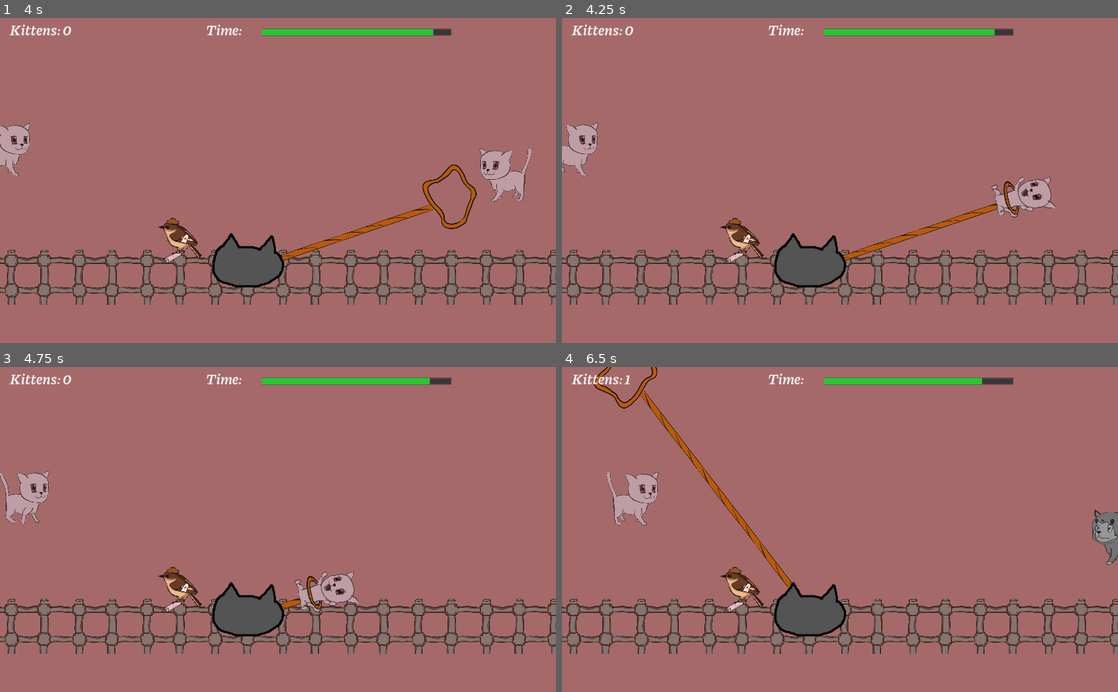
Above: before the commit, frames 1-4 (two rows, left to right).
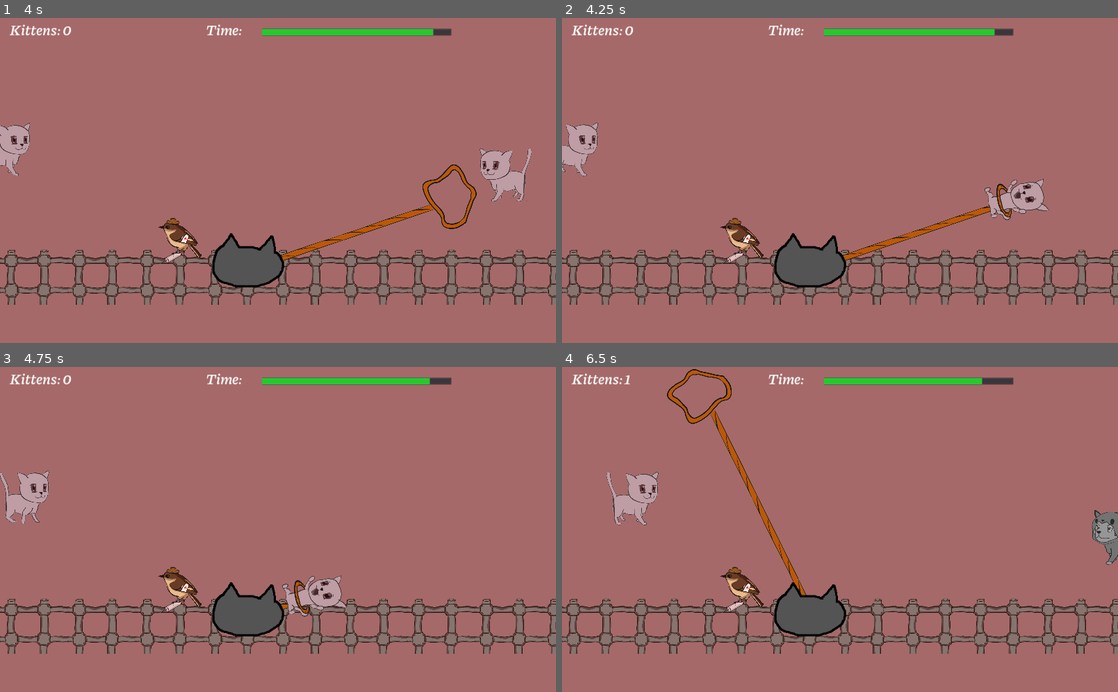
Above: after the commit, the same moments.

Repository: metcalf-putnam/purrposeful_jam_2020
Game: Godot game, scene res://ui/main.tscn
Two runs of this game, one before a commit and one after it. Both use one fixed random seed, a clock stepped at 60 frames per second and the inputs below. Sound files missing from this copy of the repository are replaced by a short silence.
Inputs (mouse positions are in pixels of both pictures, inside the frame that each line leads up to):
- Up to frame 1 (4 s): click "Play" at 0.5 s; move the mouse to (177, 235) at 1.27 s; click (177, 235) at 1.42 s; move the mouse to (166, 196) at 2.02 s; click (166, 196) at 2.17 s; move the mouse to (333, 109) at 2.77 s; click (333, 109) at 2.92 s; move the mouse to (250, 245) at 3.52 s; click (250, 245) at 3.67 s
- Up to frame 2 (4.25 s): no input
- Up to frame 3 (4.75 s): move the mouse to (444, 578) at 4.27 s; click (444, 578) at 4.42 s
- Up to frame 4 (6.5 s): move the mouse to (673, 480) at 5.02 s; click (673, 480) at 5.17 s; move the mouse to (867, 529) at 5.77 s; click (867, 529) at 5.92 s

Frame 1 is identical in both runs. In frame 2, 0.9% of the frame differs, in the area x 50-89%, y 48-75%; in frame 3, 0.9%; in frame 4, 2.3%, in the area x 5-44%, y 0-71%.

Commit message:
modified kitten hit box

Diff:
--- a/kitten/kitten.tscn
+++ b/kitten/kitten.tscn
@@ -126,7 +126,7 @@
 script = ExtResource( 2 )
 
 [node name="CollisionShape2D" type="CollisionShape2D" parent="."]
-position = Vector2( -5.21328, 25.1938 )
+position = Vector2( -2.21328, 25.1938 )
 rotation = 1.5708
 shape = SubResource( 1 )
 
@@ -136,7 +136,7 @@
 offset = Vector2( 0, 1.45475 )
 vframes = 2
 hframes = 5
-frame = 5
+frame = 4
 
 [node name="AnimationPlayer" type="AnimationPlayer" parent="."]
 autoplay = "idle"
